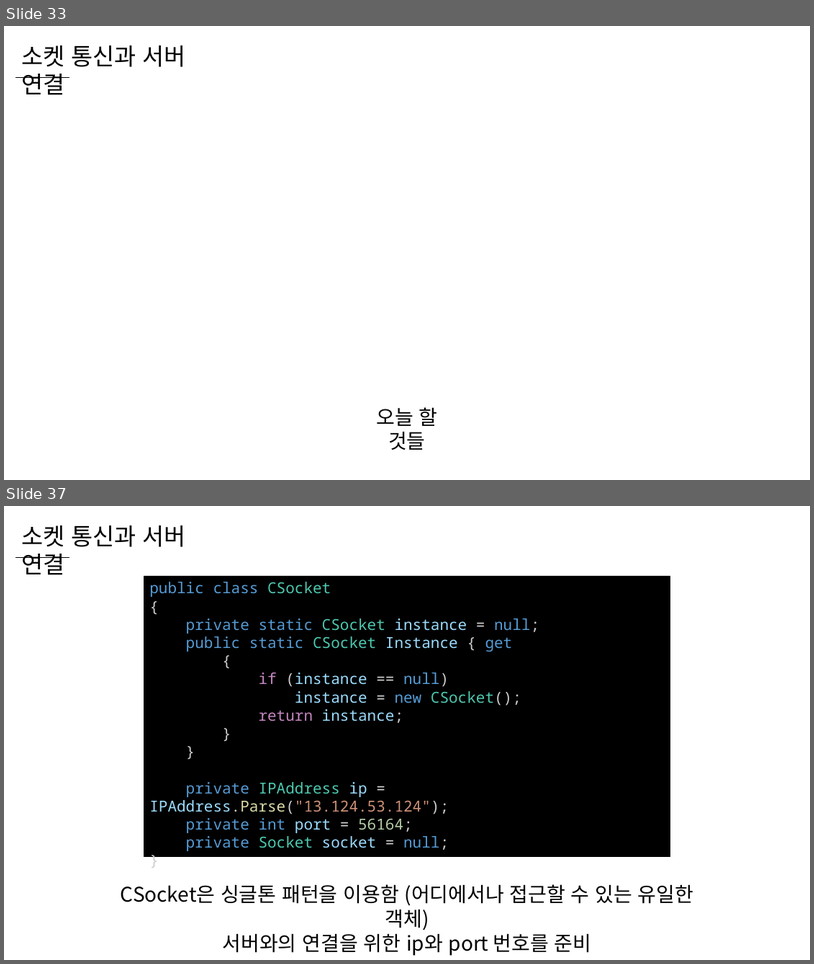
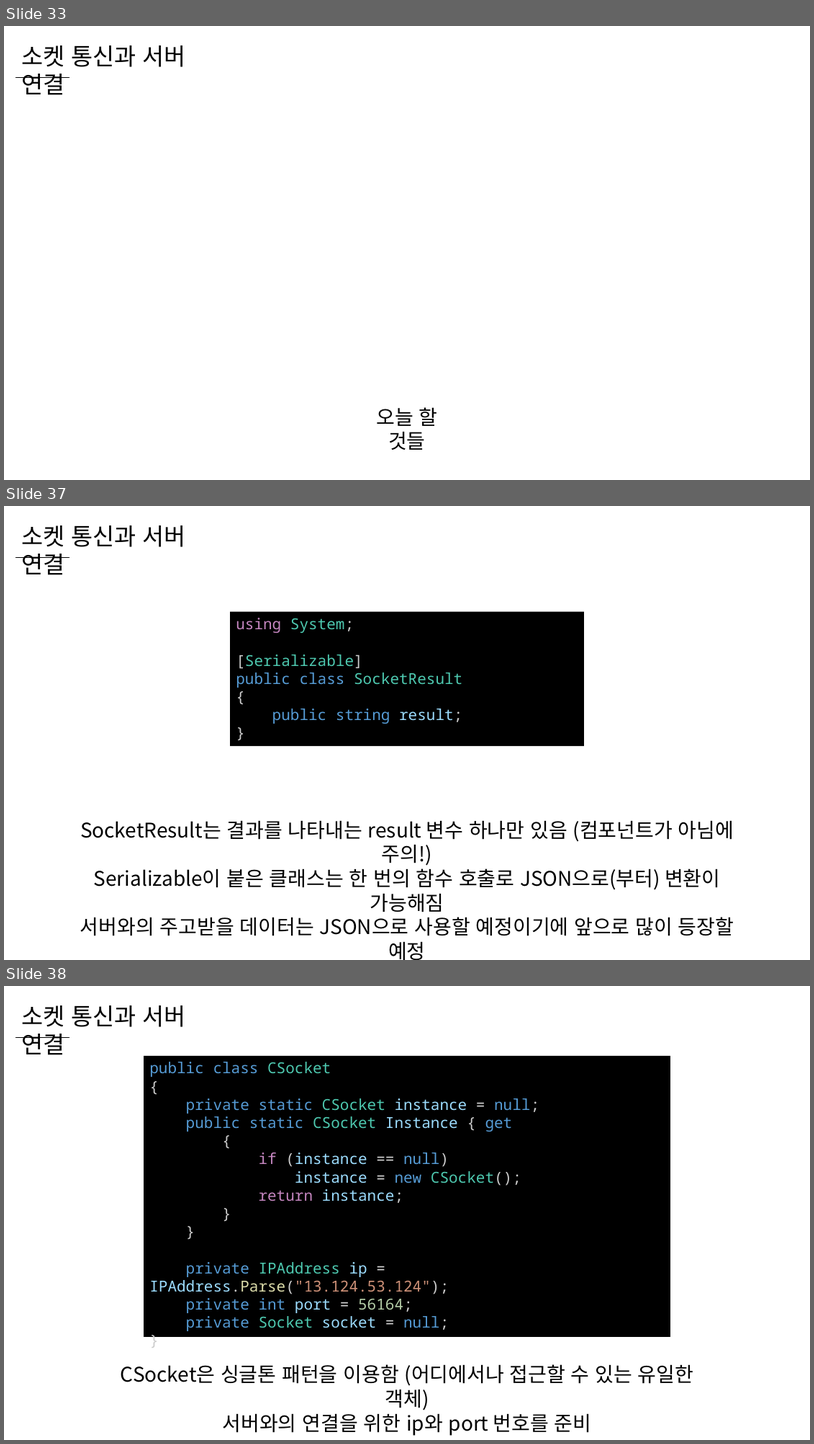
Before and after one commit to WooLyung/2023-Unity-Lecture, a slide deck: Day 1/Day 1.pptx. Shown one above the other, each under a label of ours: slides 33 and 37 before the commit, slides 33, 37 and 38 after it; the slides between them are not shown. The pictures are 814x964 and 814x1444 pixels, drawn with LibreOffice and Linux fonts; fonts in the diff are those of the drawing. Boxes give left, top, right and bottom in pixels: in the first picture for what was removed or moved away, otherwise in the second. Text is boxed around its words. In the diff, an @@ line names an element or a change of style, - is before the commit and + after.

```diff
--- a/Day 1/Day 1.pptx
+++ b/Day 1/Day 1.pptx
@@ slide 37 added at [4, 506, 810, 960], background #FFFFFF @@
@@ text added at [21, 525, 185, 575], 28 pt, text #000000 @@
+소켓 통신과 서버 연결
@@ line added from (16, 557) to (70, 557), #000000 0.5 pt @@
@@ rectangle added at [230, 612, 585, 746], fill #000000, 18 pt, text #4EC9B0 @@
+using System;
+[Serializable]
+public class SocketResult
+{
+public string result;
+}
@@ text added at [80, 820, 734, 960], 24 pt, text #000000 @@
+SocketResult는 결과를 나타내는 result 변수 하나만 있음 (컴포넌트가 아님에 주의!)
+Serializable이 붙은 클래스는 한 번의 함수 호출로 JSON으로(부터) 변환이 가능해짐
+서버와의 주고받을 데이터는 JSON으로 사용할 예정이기에 앞으로 많이 등장할 예정
@@ what was slide 37 is now slide 38 @@
```
Also in this commit, not shown: 8 slides changed, 19 other slides added, 1 slide removed, 7 other files.
